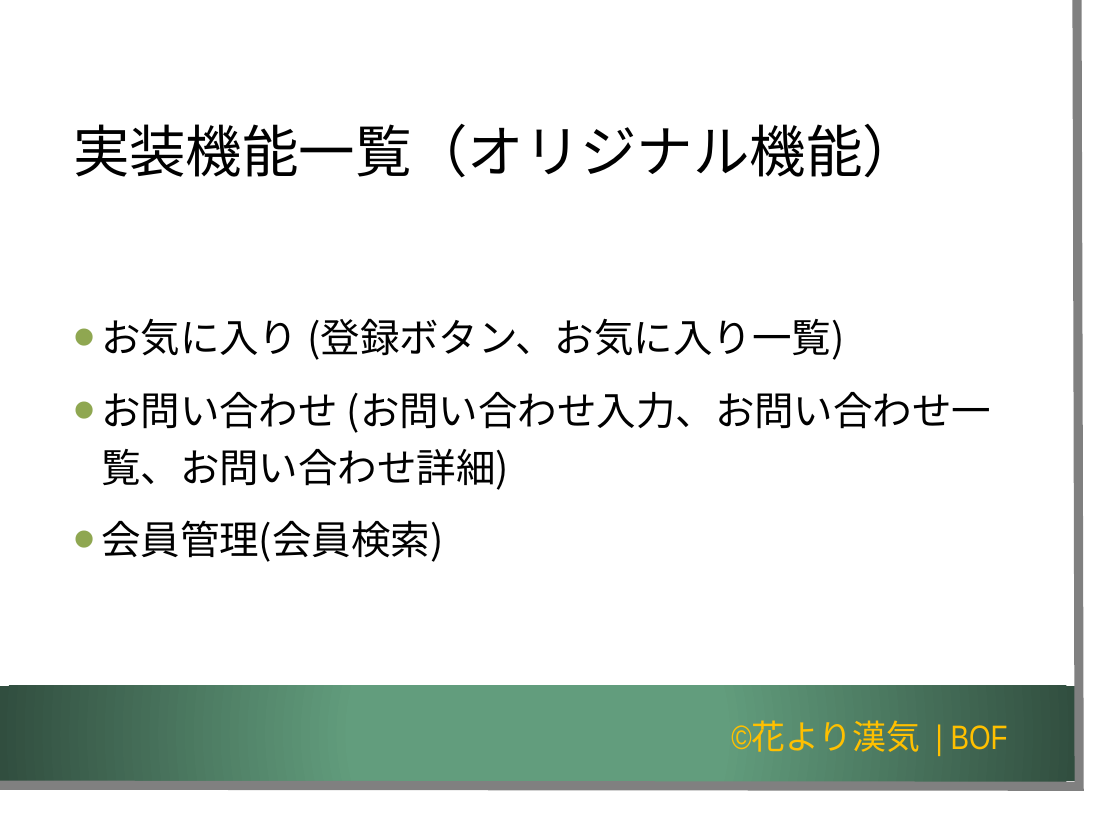
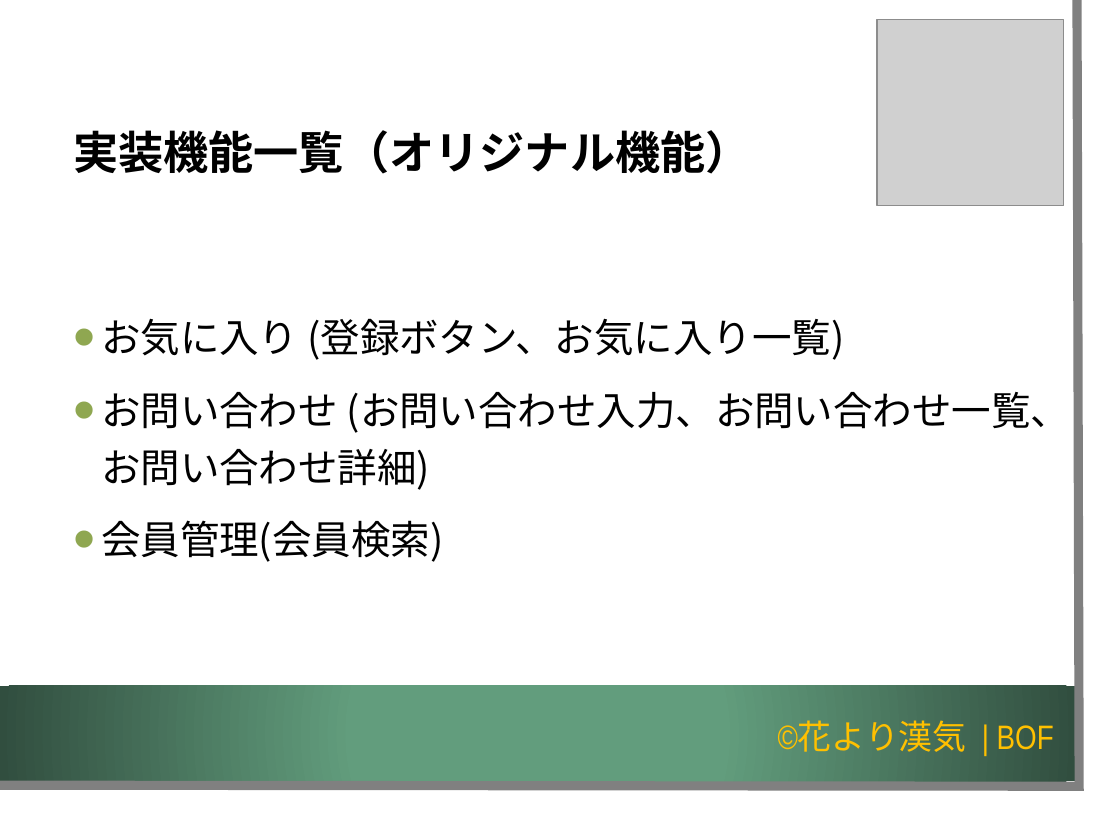
Before and after one commit to K-MIGTA/hanayoriRepo, a slide deck: slide 7 of 成果報告会_発表用スライド_チーム開発演習編集版_1.2.pptx. Drawn at 1120x840 pixels with LibreOffice and Linux fonts; fonts in the diff are those of the drawing; grey boxes stand for pictures; background and template pictures are left out. Boxes give left, top, right and bottom in pixels: in the first picture for what was removed or moved away, otherwise in the second. Text is boxed around its words. In the diff, an @@ line names an element or a change of style, - is before the commit and + after.

```diff
--- a/成果報告会_発表用スライド_チーム開発演習編集版_1.2.pptx
+++ b/成果報告会_発表用スライド_チーム開発演習編集版_1.2.pptx
@@ picture added at (x1=877, y1=20, x2=1064, y2=206) @@
@@ title "実装機能一覧（オリジナル機能）" at (x1=73, y1=130, x2=751, y2=174): size 40 to 32 pt, font Arial Narrow to Arial, bold on @@
@@ text "お気に入り (登録ボタン、お気に入り一覧)" rewrapped from (x1=101, y1=318, x2=992, y2=562) to (x1=101, y1=318, x2=1071, y2=562) @@
@@ text "©花より漢気 | BOF" moved from (x1=731, y1=721, x2=1008, y2=752) to (x1=778, y1=721, x2=1054, y2=752) @@
```
Also in this commit, not shown: 10 other slides changed, 22 slides added, 8 slides removed.
